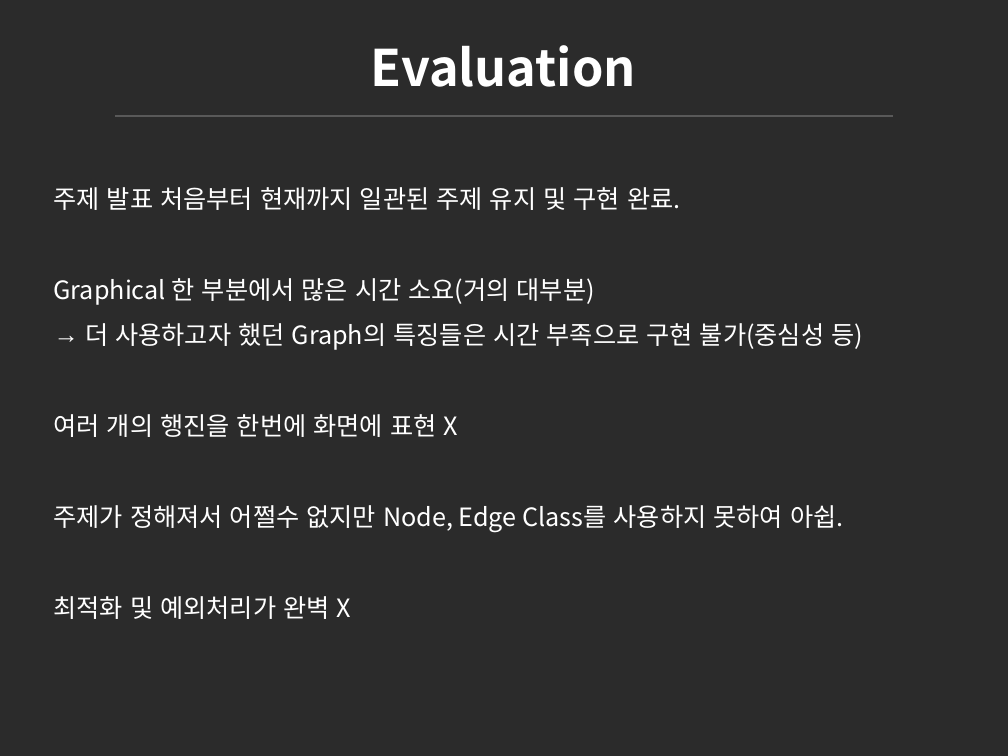
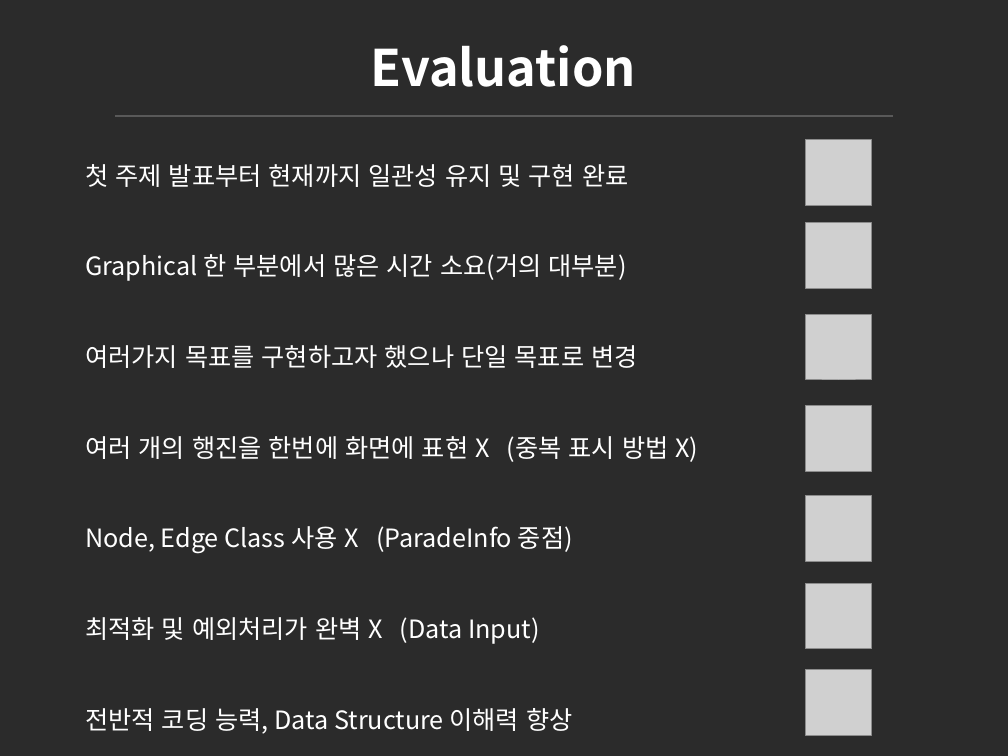
Before and after one commit to jowoni/Data-Structure-Design, a slide deck: slide 8 of #4 (FINAL)Testing & Evaluation/Testing & Evaluation.pptx. Drawn at 1008x756 pixels with LibreOffice and Linux fonts; fonts in the diff are those of the drawing; grey boxes stand for pictures; background and template pictures are left out; a plain dark background stands for a picture behind light text. Boxes give left, top, right and bottom in pixels: in the first picture for what was removed or moved away, otherwise in the second. Text is boxed around its words. In the diff, an @@ line names an element or a change of style, - is before the commit and + after.

Commit message:
minor ppt changes
minor ppt changes

```diff
--- a/#4 (FINAL)Testing & Evaluation/Testing & Evaluation.pptx
+++ b/#4 (FINAL)Testing & Evaluation/Testing & Evaluation.pptx
@@ text "첫 주제 발표부터 현재까지 일관성 ...": place and size @@
-text "첫 주제 발표부터 현재까지 일관성 ..." at (54, 187, 863, 619)
+text "첫 주제 발표부터 현재까지 일관성 ..." at (85, 164, 699, 734)
@@ picture added at (805, 140, 871, 206) @@
@@ text at (85, 164, 628, 187): text changed @@
-주제 발표 처음부터 현재까지 일관된 주제 유지 및 구현 완료.
+첫 주제 발표부터 현재까지 일관성 유지 및 구현 완료
@@ picture added at (805, 223, 871, 288) @@
@@ picture added at (805, 314, 871, 380) @@
@@ text at (85, 345, 699, 734): text changed @@
-→ 더 사용하고자 했던 Graph의 특징들은 시간 부족으로 구현 불가(중심성 등)
-여러 개의 행진을 한번에 화면에 표현 X
-주제가 정해져서 어쩔수 없지만 Node, Edge Class를 사용하지 못하여 아쉽.
-최적화 및 예외처리가 완벽 X
+여러가지 목표를 구현하고자 했으나 단일 목표로 변경
+여러 개의 행진을 한번에 화면에 표현 X (중복 표시 방법 X)
+Node, Edge Class 사용 X (ParadeInfo 중점)
+최적화 및 예외처리가 완벽 X (Data Input)
+전반적 코딩 능력, Data Structure 이해력 향상
@@ picture added at (805, 405, 871, 471) @@
@@ picture added at (805, 495, 871, 560) @@
@@ picture added at (805, 584, 871, 649) @@
@@ picture added at (805, 669, 871, 735) @@
```
Also in this commit, not shown: 2 other slides changed.
